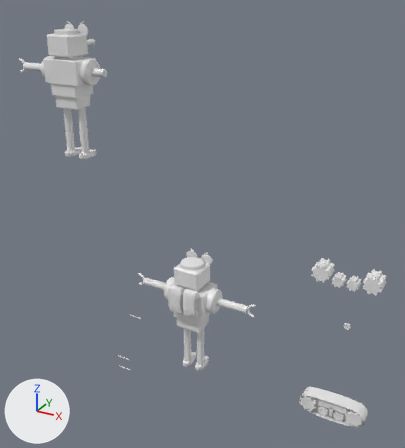
What one commit did to the Blender file Blender_Files_Assets/Animated_Models/sherman_Animated.blend.
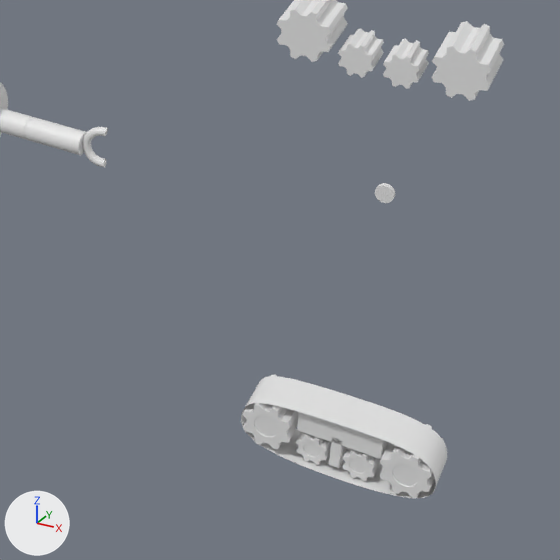
The first picture shows the older version from a 50 mm camera at (18.3, -31.8, 22.4) aimed at (1.5, -1.2, 7.2). The close-ups show both versions on the part from 54% to 100% of the width and 59% to 100% of the height of that picture; other places that the commit changed are outside them. Lighting does not change. The marker at lower left points along +X, +Y and +Z.

Before the edit, the objects in view are built like this:
```python
ob_cylinder_008 = bpy.data.objects.new('Cylinder.008', me_cylinder_015)
ob_cylinder_008.location = (9.68, 0.0, 5.17)
ob_cylinder_008.rotation_euler = (1.571, 0.0, 0.0)  # degrees (90, 0, 0)
ob_cylinder_008.scale = (0.61, 0.61, 0.61)
ob_cylinder_010 = bpy.data.objects.new('Cylinder.010', me_cylinder_016)
ob_cylinder_010.location = (12.96, 0.0, 5.17)
ob_cylinder_010.rotation_euler = (1.571, 0.0, 0.0)  # degrees (90, 0, 0)
ob_cylinder_010.scale = (0.61, 0.61, 0.61)
ob_cylinder_011 = bpy.data.objects.new('Cylinder.011', me_cylinder_017)
ob_cylinder_011.location = (11.73, 0.0, 4.76)
ob_cylinder_011.rotation_euler = (1.571, 0.0, 0.0)  # degrees (90, 0, 0)
ob_cylinder_011.scale = (0.392, 0.392, 0.392)
ob_cylinder_012 = bpy.data.objects.new('Cylinder.012', me_cylinder_018)
ob_cylinder_012.location = (10.78, 0.0, 4.76)
ob_cylinder_012.rotation_euler = (1.571, 0.0, 0.0)  # degrees (90, 0, 0)
ob_cylinder_012.scale = (0.392, 0.392, 0.392)
ob_cylinder_013 = bpy.data.objects.new('Cylinder.013', me_cylinder_019)
ob_cylinder_013.location = (11.84, -1.02, 2.2)
ob_cylinder_013.rotation_euler = (1.571, 0.0, 0.0)  # degrees (90, 0, 0)
ob_cylinder_013.scale = (0.203, 0.203, -0.0605)
ob_cylinder_014 = bpy.data.objects.new('Cylinder.014', me_cylinder_020)
ob_cylinder_014.location = (9.68, 0.0, -5.27)
ob_cylinder_014.rotation_euler = (1.571, 0.0, 0.0)  # degrees (90, 0, 0)
ob_cylinder_014.scale = (0.61, 0.61, 0.61)
ob_cylinder_015 = bpy.data.objects.new('Cylinder.015', me_cylinder_021)
ob_cylinder_015.location = (12.96, 0.0, -5.27)
ob_cylinder_015.rotation_euler = (1.571, 0.0, 0.0)  # degrees (90, 0, 0)
ob_cylinder_015.scale = (0.61, 0.61, 0.61)
ob_cylinder_020 = bpy.data.objects.new('Cylinder.020', me_cylinder_012)
ob_cylinder_020.location = (5.01, 0.05, 1.04)
ob_cylinder_020.rotation_euler = (1.433, -0.0215, -1.515)  # degrees (82, -1.2, -87)
ob_cylinder_020.scale = (-0.0999, -0.0999, -0.00234)
ob_nurbspath_004 = bpy.data.objects.new('NurbsPath.004', me_nurbspath_001)
ob_nurbspath_004.location = (11.25, -0.55, -6.08)
ob_nurbspath_004.scale = (1.28, 1.0, 1.0)
# also in view: 'Cube.001' at (11.3, 0.0, -5.3); 'NurbsPath.005' at (11.4, 0.0, -5.0); 'Cylinder.016' at (11.9, 0.0, -5.7); 'rightarmback.001' at (2.4, 0.0, 0.6); 'Cylinder.017' at (10.7, 0.0, -5.7)
```
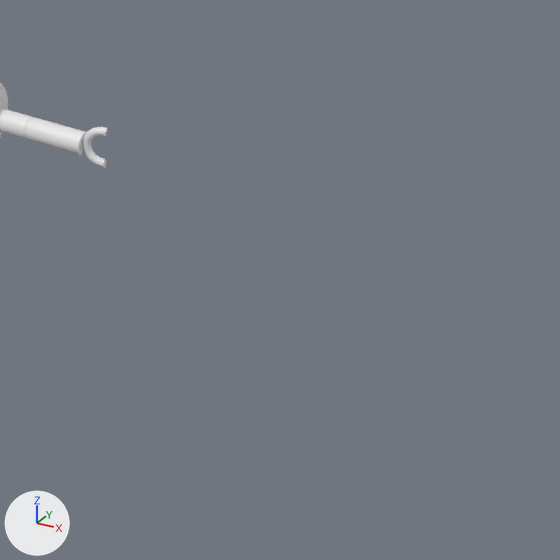
Location of each change, [x1, y1, x2, y2] in pixels of the close-ups (560 x 560 px):
'NurbsPath.005', deleted: before [243, 376, 447, 488]
'Cylinder.010', deleted: before [432, 21, 504, 101]
'Cylinder.008', deleted: before [277, 0, 348, 62]
'Cube.001', deleted: before [297, 412, 388, 468]
'Cylinder.015', deleted: before [380, 424, 444, 498]
'Cylinder.014', deleted: before [242, 375, 299, 449]
'NurbsPath.004', deleted: before [241, 406, 436, 498]
'Cylinder.011', deleted: before [383, 39, 429, 89]
'Cylinder.012', deleted: before [338, 28, 384, 78]
'Cylinder.016', deleted: before [342, 448, 381, 481]
'Cylinder.017', deleted: before [296, 432, 331, 465]
'Cylinder.013', deleted: before [375, 183, 395, 203]

The change, as a diff of the scene's bpy script:
```diff
--- a/Blender_Files_Assets/Animated_Models/sherman_Animated.blend.py
+++ b/Blender_Files_Assets/Animated_Models/sherman_Animated.blend.py
@@ ob_cylinder_008 @@
-ob_cylinder_008 = bpy.data.objects.new('Cylinder.008', me_cylinder_015)
-ob_cylinder_008.location = (9.68, 0.0, 5.17)
-ob_cylinder_008.rotation_euler = (1.571, 0.0, 0.0)  # degrees (90, 0, 0)
-ob_cylinder_008.scale = (0.61, 0.61, 0.61)
@@ ob_cylinder_010 @@
-ob_cylinder_010 = bpy.data.objects.new('Cylinder.010', me_cylinder_016)
-ob_cylinder_010.location = (12.96, 0.0, 5.17)
-ob_cylinder_010.rotation_euler = (1.571, 0.0, 0.0)  # degrees (90, 0, 0)
-ob_cylinder_010.scale = (0.61, 0.61, 0.61)
@@ ob_cylinder_011 @@
-ob_cylinder_011 = bpy.data.objects.new('Cylinder.011', me_cylinder_017)
-ob_cylinder_011.location = (11.73, 0.0, 4.76)
-ob_cylinder_011.rotation_euler = (1.571, 0.0, 0.0)  # degrees (90, 0, 0)
-ob_cylinder_011.scale = (0.392, 0.392, 0.392)
@@ ob_cylinder_012 @@
-ob_cylinder_012 = bpy.data.objects.new('Cylinder.012', me_cylinder_018)
-ob_cylinder_012.location = (10.78, 0.0, 4.76)
-ob_cylinder_012.rotation_euler = (1.571, 0.0, 0.0)  # degrees (90, 0, 0)
-ob_cylinder_012.scale = (0.392, 0.392, 0.392)
@@ ob_cylinder_013 @@
-ob_cylinder_013 = bpy.data.objects.new('Cylinder.013', me_cylinder_019)
-ob_cylinder_013.location = (11.84, -1.02, 2.2)
-ob_cylinder_013.rotation_euler = (1.571, 0.0, 0.0)  # degrees (90, 0, 0)
-ob_cylinder_013.scale = (0.203, 0.203, -0.0605)
@@ ob_cylinder_014 @@
-ob_cylinder_014 = bpy.data.objects.new('Cylinder.014', me_cylinder_020)
-ob_cylinder_014.location = (9.68, 0.0, -5.27)
-ob_cylinder_014.rotation_euler = (1.571, 0.0, 0.0)  # degrees (90, 0, 0)
-ob_cylinder_014.scale = (0.61, 0.61, 0.61)
-_m = ob_cylinder_014.modifiers.new('Bevel', 'BEVEL')
-_m.affect = 'VERTICES'
-_m.limit_method = 'NONE'
@@ ob_nurbspath_004 @@
-ob_nurbspath_004 = bpy.data.objects.new('NurbsPath.004', me_nurbspath_001)
-ob_nurbspath_004.location = (11.25, -0.55, -6.08)
-ob_nurbspath_004.scale = (1.28, 1.0, 1.0)
@@ ob_cylinder_015 @@
-ob_cylinder_015 = bpy.data.objects.new('Cylinder.015', me_cylinder_021)
-ob_cylinder_015.location = (12.96, 0.0, -5.27)
-ob_cylinder_015.rotation_euler = (1.571, 0.0, 0.0)  # degrees (90, 0, 0)
-ob_cylinder_015.scale = (0.61, 0.61, 0.61)
-_m = ob_cylinder_015.modifiers.new('Bevel', 'BEVEL')
-_m.affect = 'VERTICES'
-_m.limit_method = 'NONE'
@@ ob_cylinder_016 @@
-ob_cylinder_016 = bpy.data.objects.new('Cylinder.016', me_cylinder_022)
-ob_cylinder_016.location = (11.86, 0.0, -5.68)
-ob_cylinder_016.rotation_euler = (1.571, 0.0, 0.0)  # degrees (90, 0, 0)
-ob_cylinder_016.scale = (0.392, 0.392, 0.392)
-_m = ob_cylinder_016.modifiers.new('Bevel', 'BEVEL')
-_m.affect = 'VERTICES'
-_m.limit_method = 'NONE'
@@ ob_cylinder_017 @@
-ob_cylinder_017 = bpy.data.objects.new('Cylinder.017', me_cylinder_023)
-ob_cylinder_017.location = (10.74, 0.0, -5.68)
-ob_cylinder_017.rotation_euler = (1.571, 0.0, 0.0)  # degrees (90, 0, 0)
-ob_cylinder_017.scale = (0.392, 0.392, 0.392)
-_m = ob_cylinder_017.modifiers.new('Bevel', 'BEVEL')
-_m.affect = 'VERTICES'
-_m.limit_method = 'NONE'
@@ ob_nurbspath_005 @@
-ob_nurbspath_005 = bpy.data.objects.new('NurbsPath.005', me_nurbspath_005)
-ob_nurbspath_005.location = (11.22, -0.55, -4.67)
-ob_nurbspath_005.scale = (1.16, 1.0, 1.0)
@@ ob_cube_001 @@
-ob_cube_001 = bpy.data.objects.new('Cube.001', me_cube_006)
-ob_cube_001.location = (11.3, 0.0, -5.5)
-ob_cube_001.scale = (0.131, 0.392, 0.45)
-_m = ob_cube_001.modifiers.new('Bevel', 'BEVEL')
-_m.limit_method = 'NONE'
```
